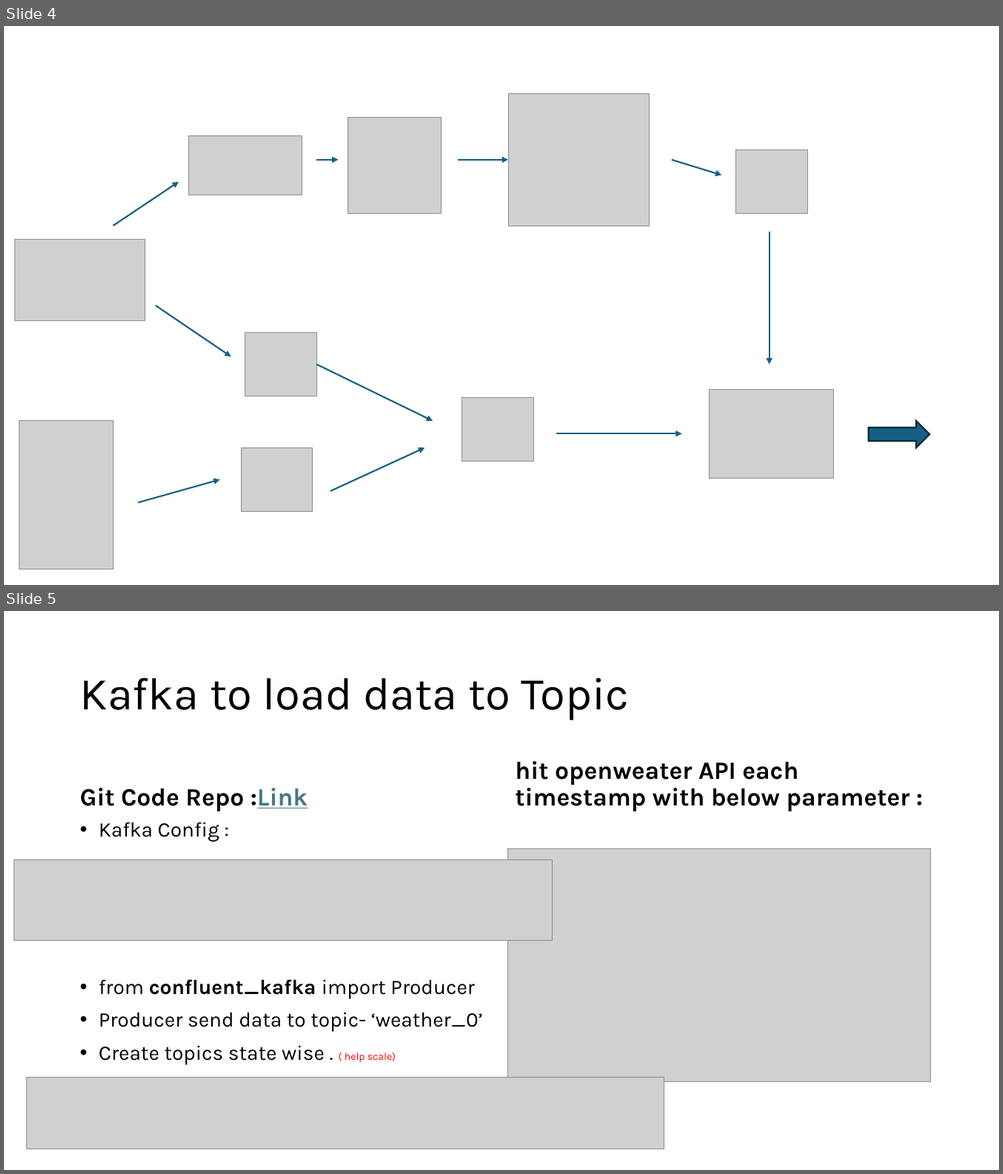
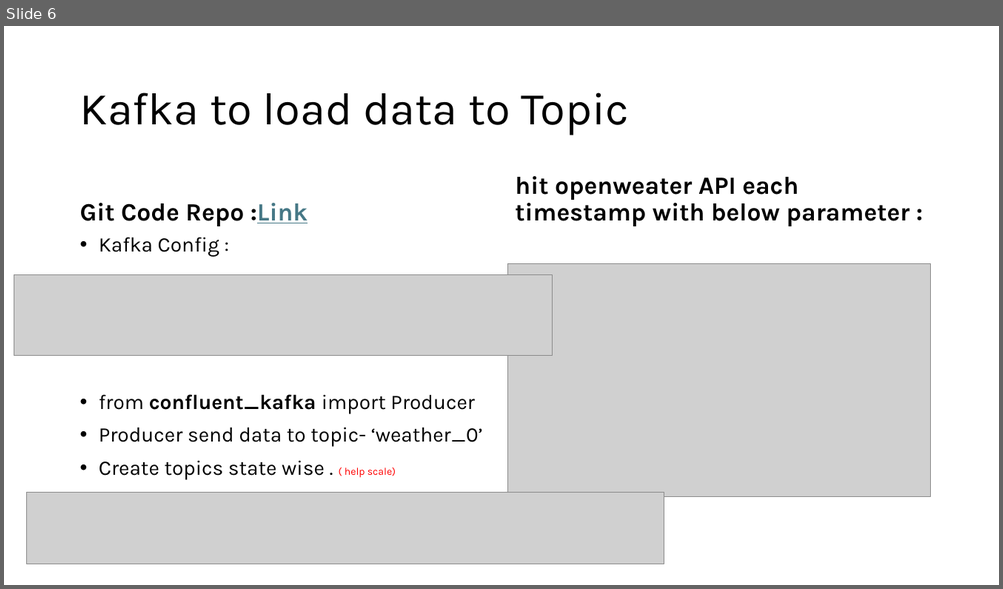
Before and after one commit to cksinghnet/Weather-Based-Grid-Optimization, a slide deck: DataEnggFinalProjectPPT.pptx. Shown one above the other, each under a label of ours: slides 4 and 5 before the commit, slide 6 after it. The pictures are 1003x1174 and 1003x589 pixels, drawn with LibreOffice and Linux fonts; fonts in the diff are those of the drawing; grey boxes stand for pictures. Boxes give left, top, right and bottom in pixels: in the first picture for what was removed or moved away, otherwise in the second. Text is boxed around its words. In the diff, an @@ line names an element or a change of style, - is before the commit and + after.

```diff
--- a/DataEnggFinalProjectPPT.pptx
+++ b/DataEnggFinalProjectPPT.pptx
@@ slide 4 removed at <box>4,26,999,585</box>, background #FFFFFF @@
@@ picture removed at <box>509,94,649,226</box> @@
@@ picture removed at <box>188,136,301,195</box> @@
@@ picture removed at <box>348,118,441,214</box> @@
@@ picture removed at <box>736,150,808,213</box> @@
@@ arrow removed from (316, 159) to (338, 159) @@
@@ arrow removed from (458, 159) to (509, 159) @@
@@ arrow removed from (671, 159) to (722, 175) @@
@@ arrow removed from (113, 226) to (179, 182) @@
@@ picture removed at <box>14,239,145,321</box> @@
@@ arrow removed from (769, 232) to (769, 365) @@
@@ arrow removed from (156, 306) to (231, 358) @@
@@ picture removed at <box>245,332,316,396</box> @@
@@ arrow removed from (316, 365) to (432, 421) @@
@@ picture removed at <box>462,397,534,461</box> @@
@@ picture removed at <box>709,390,834,479</box> @@
@@ picture removed at <box>19,421,113,570</box> @@
@@ right arrow removed at <box>869,421,930,449</box> @@
@@ arrow removed from (556, 434) to (683, 434) @@
@@ picture removed at <box>242,449,313,511</box> @@
@@ arrow removed from (331, 491) to (425, 449) @@
@@ arrow removed from (138, 503) to (219, 480) @@
@@ what was slide 5 is now slide 6 @@
```
Also in this commit, not shown: 3 slides changed, 3 slides added, 1 other slide removed.
